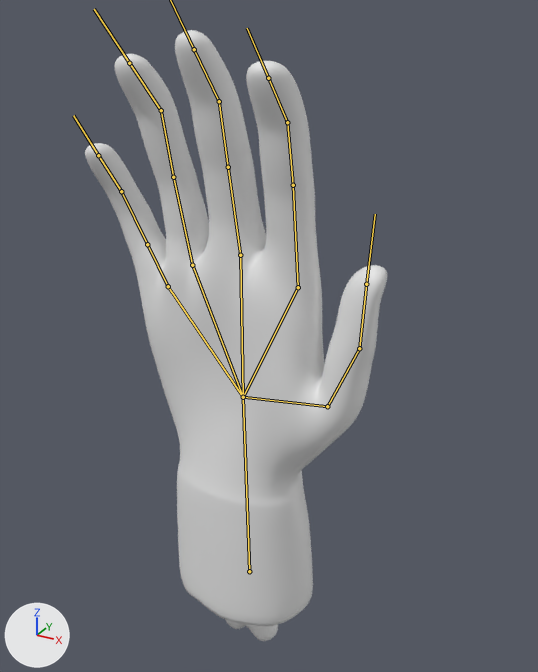
What one commit did to the FBX model Assets/MyAssets/hands.fbx.
Camera for both pictures: a 50 mm camera at (0.829, -1.422, 1.68) aimed at (0.077, -0.056, 0.997). The axes (+X, +Y, +Z) are drawn at lower left. The lights are the same throughout. The bones that bend it are drawn over the model as lines. Materials are left out; every surface is plain grey.

Names of what the first picture shows: 'Vert'.
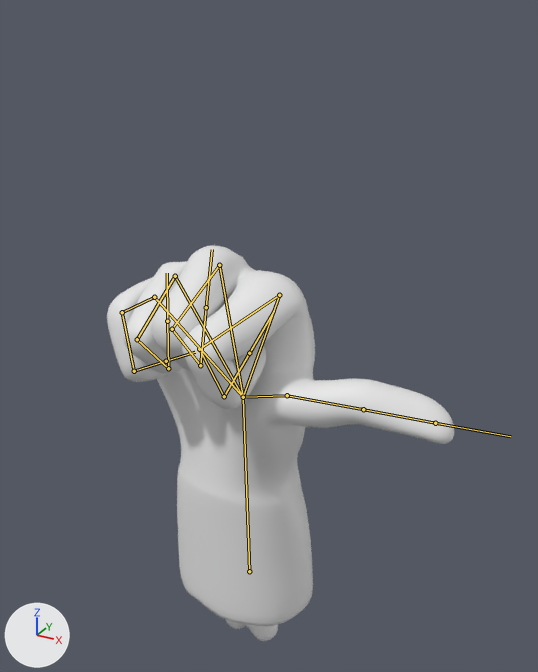
The newer file adds an action. The first version stands in its rest pose; the second is drawn at frame 1 of the action 'Hand|thumbsUp'.

What differs and where, as boxes (x1, y1, x2, y2) in the pictures (538 x 672 px):
'Vert', posed (15% wider, 36% shorter)
    before: (85, 30, 387, 626)
    after: (107, 246, 454, 626)
bone 'ThumbMetacarpal', root to tip
    before: (243, 397) to (327, 406)
    after: (243, 397) to (287, 395)
bone 'ThumbProximal', root to tip
    before: (327, 406) to (359, 348)
    after: (287, 395) to (363, 409)
bone 'ThumbDistal', root to tip
    before: (359, 348) to (366, 284)
    after: (363, 409) to (435, 423)
bone 'IndexMetacarpal', root to tip
    before: (243, 397) to (298, 287)
    after: (243, 397) to (279, 295)
bone 'IndexProximal', root to tip
    before: (298, 287) to (293, 185)
    after: (279, 295) to (199, 349)
bone 'IndexMiddle', root to tip
    before: (293, 185) to (287, 122)
    after: (199, 349) to (224, 396)
bone 'IndexDistal', root to tip
    before: (287, 122) to (268, 78)
    after: (224, 396) to (249, 353)
bone 'MiddleMetacarpal', root to tip
    before: (243, 397) to (240, 255)
    after: (243, 397) to (219, 265)
bone 'MiddleProximal', root to tip
    before: (240, 255) to (228, 167)
    after: (219, 265) to (172, 329)
bone 'MiddleMiddle', root to tip
    before: (228, 167) to (219, 101)
    after: (172, 329) to (200, 365)
bone 'MiddleDistal', root to tip
    before: (219, 101) to (194, 49)
    after: (200, 365) to (206, 307)
bone 'RingMetacarpal', root to tip
    before: (243, 397) to (192, 265)
    after: (243, 397) to (175, 276)
bone 'RingProximal', root to tip
    before: (192, 265) to (173, 177)
    after: (175, 276) to (137, 339)
bone 'RingMiddle', root to tip
    before: (173, 177) to (161, 110)
    after: (137, 339) to (168, 368)
bone 'RingDistal', root to tip
    before: (161, 110) to (129, 63)
    after: (168, 368) to (167, 321)
bone 'PinkyMetacarpal', root to tip
    before: (243, 397) to (168, 286)
    after: (243, 397) to (154, 297)
bone 'PinkyProximal', root to tip
    before: (168, 286) to (147, 244)
    after: (154, 297) to (122, 312)
bone 'PinkyMiddle', root to tip
    before: (147, 244) to (121, 191)
    after: (122, 312) to (134, 371)
bone 'PinkyDistal', root to tip
    before: (121, 191) to (98, 155)
    after: (134, 371) to (166, 361)

What the commit changed:
Bone 'ThumbMetacarpal' (bone_thumbmetacarpal) turns from (0, 0, 0) to (21, -23, 6) degrees about its own x, y and z.
Bone 'ThumbProximal' (bone_thumbproximal) turns from (0, 0, 0) to (-35, -10, -57) degrees about its own x, y and z.
Bone 'ThumbDistal' (bone_thumbdistal) turns from (0, 0, 0) to (-11, 4, -20) degrees about its own x, y and z.
Bone 'IndexMetacarpal' (bone_indexmetacarpal) turns from (0, 0, 0) to (8, 3, 3) degrees about its own x, y and z.
Bone 'IndexProximal' (bone_indexproximal) turns from (0, 0, 0) to (84, -14, 20) degrees about its own x, y and z.
Bone 'IndexMiddle' (bone_indexmiddle) turns from (0, 0, 0) to (84, -14, 20) degrees about its own x, y and z.
Bone 'IndexDistal' (bone_indexdistal) turns from (0, 0, 0) to (84, -14, 20) degrees about its own x, y and z.
Bone 'MiddleMetacarpal' (bone_middlemetacarpal) turns from (0, 0, 0) to (9, -1, 3) degrees about its own x, y and z.
Bone 'MiddleProximal' (bone_middleproximal) turns from (0, 0, 0) to (98, -1, 0) degrees about its own x, y and z.
Bone 'MiddleMiddle' (bone_middlemiddle) turns from (0, 0, 0) to (98, -1, 0) degrees about its own x, y and z.
Bone 'MiddleDistal' (bone_middledistal) turns from (0, 0, 0) to (98, -1, 0) degrees about its own x, y and z.
Bone 'RingMetacarpal' (bone_ringmetacarpal) turns from (0, 0, 0) to (8, -4, 3) degrees about its own x, y and z.
Bone 'RingProximal' (bone_ringproximal) turns from (0, 0, 0) to (100, 5, -1) degrees about its own x, y and z.
Bone 'RingProximal' (bone_ringproximal) is rescaled from (1.0, 1.0, 1.0) to (0.95, 0.95, 0.95).
Bone 'RingMiddle' (bone_ringmiddle) turns from (0, 0, 0) to (100, 5, -1) degrees about its own x, y and z.
Bone 'RingMiddle' (bone_ringmiddle) is rescaled from (1.0, 1.0, 1.0) to (0.91, 0.91, 0.91).
Bone 'RingDistal' (bone_ringdistal) turns from (0, 0, 0) to (100, 5, -1) degrees about its own x, y and z.
Bone 'PinkyMetacarpal' (bone_pinkymetacarpal) turns from (0, 0, 0) to (7, -6, 3) degrees about its own x, y and z.
Bone 'PinkyProximal' (bone_pinkyproximal) turns from (0, 0, 0) to (73, 0, 0) degrees about its own x, y and z.
Bone 'PinkyMiddle' (bone_pinkymiddle) turns from (0, 0, 0) to (73, 0, 0) degrees about its own x, y and z.
Bone 'PinkyDistal' (bone_pinkydistal) turns from (0, 0, 0) to (73, 0, 0) degrees about its own x, y and z.
